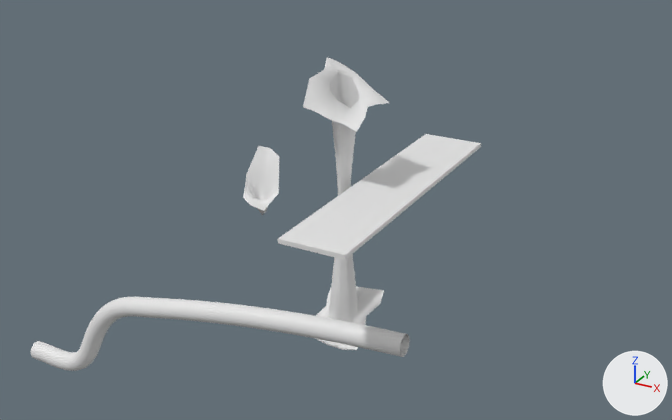
Before and after pictures for a commit that changed the Blender file Assets/models/cave/room02/room02e.blend.
Camera for both pictures: a camera (50 mm lens) standing at (-85.7, -197.7, 39.3) and looking at (-135.7, -106.9, -6.1). The lights are fixed; the arrows at lower right show +X, +Y and +Z. Materials are left out; every surface is plain grey.

In view in the first picture: '02a.003_column.000', '02a.003_stalag.001', 'BezierCurve', 'platform.001'.
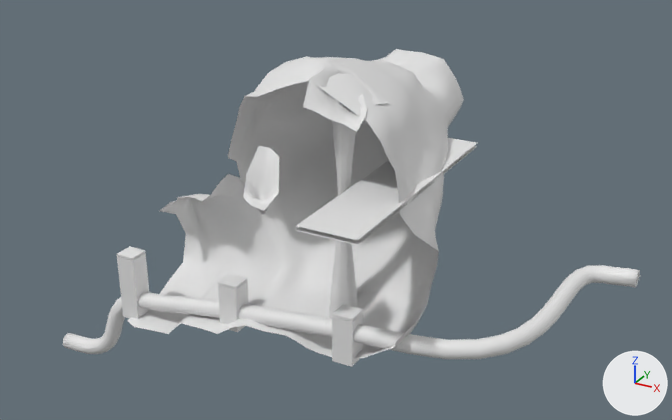
Where the change shows, as pixel boxes [x1, y1, x2, y2] in the pictures (672 x 420 px):
'02a.003_room', shown
    after: [128, 49, 464, 359]
'pipe_main', added
    after: [63, 265, 640, 359]
'platform.001', reshaped (11% narrower, 15% shorter)
    before: [278, 134, 481, 260]
    after: [296, 138, 477, 245]
'BezierCurve', deleted
    before: [31, 297, 410, 371]
'pipe_support.002', added
    after: [117, 246, 149, 319]
'pipe_support.000', added
    after: [332, 304, 363, 367]
'pipe_support.001', added
    after: [218, 273, 249, 332]
part 1 of me_cube_000, cut back
    before: [278, 144, 481, 260]

The change, as a list of edits to the scene's bpy script:
```text
Change me_cube_000:
    where me_cube_000.from_pydata(...)  # 8 vertices, 5 faces; spans x 5.9..13.1, y -46.0..-11.7, z -0.2..0.2
    verts and faces of me_cube_000; kept vertices keep their numbers, new ones are numbered from 8
    me_cube_000 part 1
    add delete_faces([(4, 7, 6, 5), (0, 1, 4, 5)])
    add verts[0] = (12.7, -11.7, -0.2)  # moved, pixel (477, 146)
    add verts[1] = (12.7, -11.7, 0.2)  # moved, pixel (477, 142)
    add verts[4] = (12.7, -42.8, 0.2)  # moved, pixel (357, 240)
    add verts[5] = (12.7, -42.8, -0.2)  # moved, pixel (357, 245)
    add verts[6] = (5.9, -42.8, -0.2)  # moved, pixel (295, 230)
    add verts[7] = (5.9, -42.8, 0.2)  # moved, pixel (295, 226)
Change ob_02a_003_room:
    remove ob_02a_003_room.hide_set(True)  # wire or fog, not drawn
Remove ob_beziercircle:
    ob_beziercircle = bpy.data.objects.new('BezierCircle', cu_beziercircle)
Remove ob_beziercurve:
    ob_beziercurve = bpy.data.objects.new('BezierCurve', cu_beziercurve)
Add ob_pipe_main:
    ob_pipe_main = bpy.data.objects.new('pipe_main', me_mesh)  # 753 vertices, 1250 faces; spans x -1.04..1.96, y -0.27..0.13, z -0.95..0.04; modifiers SOLIDIFY
    ob_pipe_main.parent = ob_pipe_line
    ob_pipe_main.location = (-146.8, -120.1, -17.82)
    ob_pipe_main.rotation_euler = (1.571, -0.201, 0.0)  # degrees (90, -12, 0)
    ob_pipe_main.scale = (23.7, 23.7, 23.7)
Add ob_pipe_line:
    ob_pipe_line = bpy.data.objects.new('pipe_line', None)
    ob_pipe_line.location = (-146.8, -120.1, -17.82)
Add ob_pipe_support_000:
    ob_pipe_support_000 = bpy.data.objects.new('pipe_support.000', me_cube)  # 60 vertices, 53 faces; spans x -1.23..1.23, y -1.23..1.23, z -2.16..3.8
    ob_pipe_support_000.parent = ob_pipe_line
    ob_pipe_support_000.location = (-127.0, -120.1, -15.01)
Add ob_pipe_support_001:
    ob_pipe_support_001 = bpy.data.objects.new('pipe_support.001', me_cube.copy())
    ob_pipe_support_001.parent = ob_pipe_line
    ob_pipe_support_001.location = (-142.0, -120.1, -15.01)
Add ob_pipe_support_002:
    ob_pipe_support_002 = bpy.data.objects.new('pipe_support.002', me_cube_003)  # 72 vertices, 65 faces; spans x -1.23..1.23, y -1.23..1.23, z -4.96..3.8
    ob_pipe_support_002.parent = ob_pipe_line
    ob_pipe_support_002.location = (-157.0, -120.1, -15.01)
```
